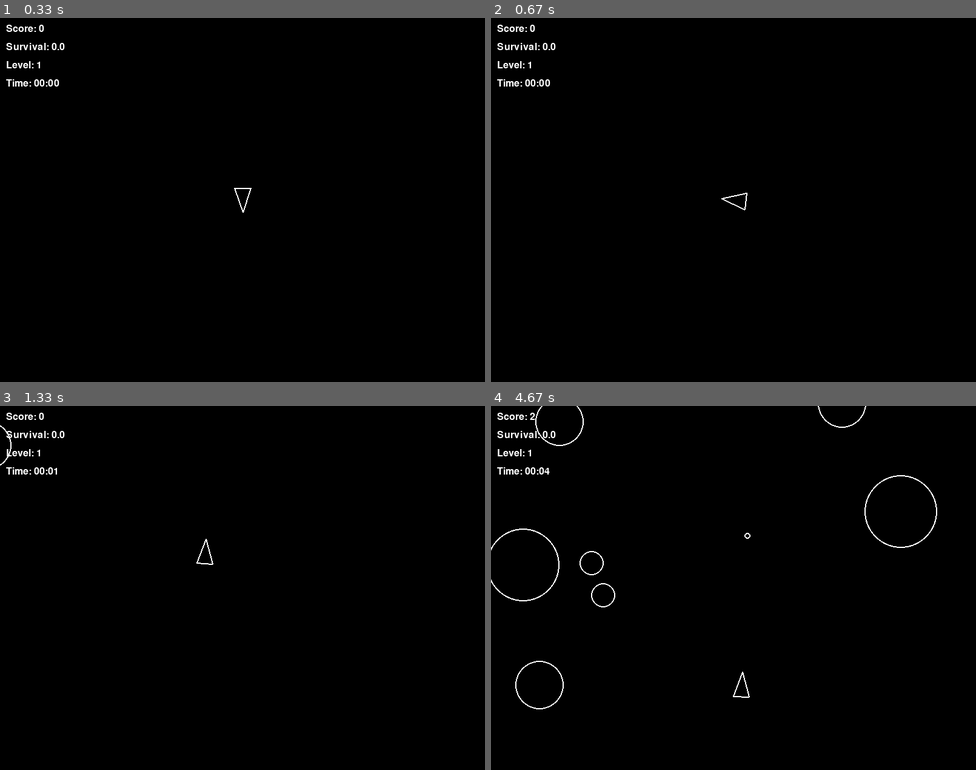
Above: before the commit, frames 1-4 (two rows, left to right).
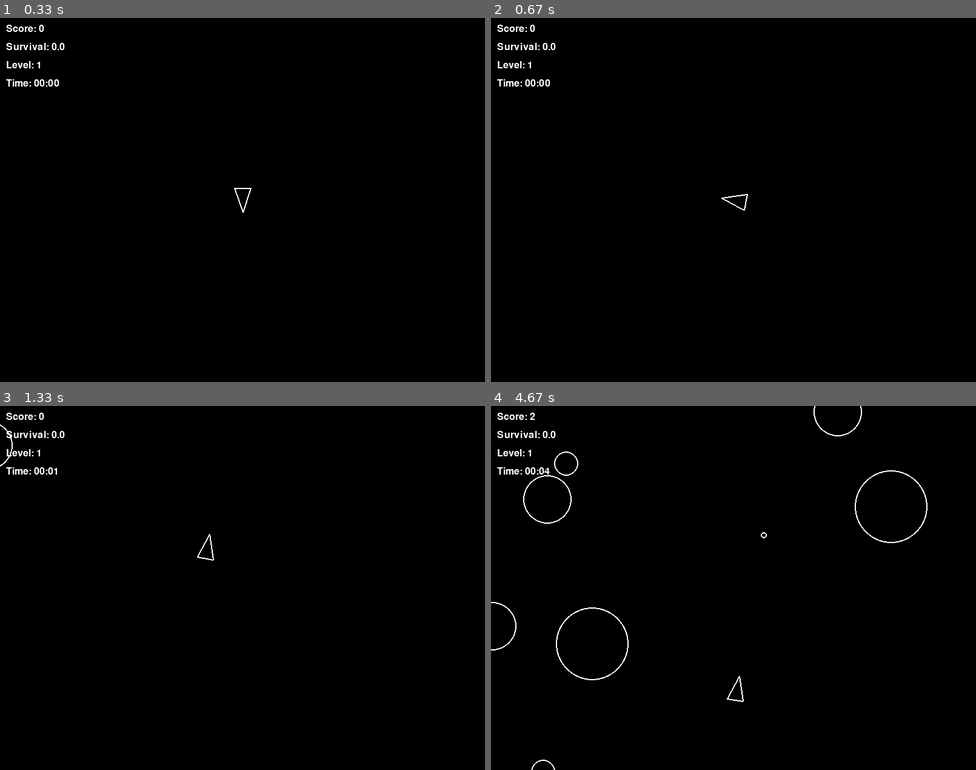
Above: after the commit, the same moments.

Repository: lywgit/rl-asteroids-pygame
Game: pygame game, started from play_py_asteroids_human.py
The game is run twice, just before and just after one commit, with the same random seed, the same clock (stepped at 60 frames per second) and the same inputs.
Inputs:
- Up to frame 1 (0.33 s): no input
- Up to frame 2 (0.67 s): hold Right from 0.33 s (still down)
- Up to frame 3 (1.33 s): release Right at 0.8 s; hold Up 0.83-1.13 s; hold Right from 1.17 s (still down)
- Up to frame 4 (4.67 s): release Right at 1.63 s; hold Left 1.67-2.2 s; hold Down 2.23-2.53 s; tap Space at 2.57, 2.97, 3.27, 3.4, 3.8, 4.1, 4.47 s; hold Left 2.9-3.3 s; hold Up 3.33-3.7 s; hold Right 3.73-4.37 s; hold Down from 4.4 s (still down)

Frame 1 is identical in both runs. In frame 2, less than 0.1% of the frame differs, in the area x 47-53%, y 48-53%; in frame 3, 0.1%; in frame 4, 1.3%, in the area x 0-92%, y 0-100%.

Commit message:
Update AsteroidsGame and AsteroidsEnv to support variable frame rates and add RGB array rendering mode

Diff:
--- a/asteroids/game.py
+++ b/asteroids/game.py
@@ -7,10 +7,10 @@
 from .entities.asteroidfield import AsteroidField
 
 class AsteroidsGame:
-    def __init__(self, width=SCREEN_WIDTH, height=SCREEN_HEIGHT):
+    def __init__(self, width=SCREEN_WIDTH, height=SCREEN_HEIGHT, target_fps=60):
         self.width = width
         self.height = height
-        self._dt = 0.016  # default timestep (60 FPS)
+        self._dt = 1.0 / target_fps  # Calculate timestep from target FPS
         self.reset()
 
     def reset(self):
--- a/asteroids/gym_env.py
+++ b/asteroids/gym_env.py
@@ -5,11 +5,11 @@
 import pygame
 
 class AsteroidsEnv(gym.Env):
-    metadata = {"render_modes": ["human"], "render_fps": 60}
+    metadata = {"render_modes": ["human", "rgb_array"], "render_fps": 60}
 
     def __init__(self, render_mode=None):
         super().__init__()
-        self.game = AsteroidsGame()
+        self.game = AsteroidsGame(target_fps=self.metadata["render_fps"])
         # Observation is the rendered RGB screen
         self.observation_shape = (self.game.height, self.game.width, 3)
         self.observation_space = spaces.Box(low=0, high=255, shape=self.observation_shape, dtype=np.uint8)
@@ -76,7 +76,22 @@
             self.game.render(self.screen)
             pygame.display.flip()  # Update the display for human mode
             if self.clock is not None:
-                self.clock.tick(60)
+                self.clock.tick(self.metadata["render_fps"])
+        elif self.render_mode == "rgb_array":
+            if self.screen is None:
+                self._init_render()
+            # Ensure screen is properly initialized
+            if self.screen is None or not isinstance(self.screen, pygame.Surface):
+                raise RuntimeError("Screen surface not properly initialized for rgb_array rendering")
+            # Render to surface and return RGB array
+            self._render_to_surface(self.screen)
+            # Get the RGB array (width, height, 3)
+            rgb_array = pygame.surfarray.array3d(self.screen)
+            # Transpose to (height, width, 3) to match standard format
+            rgb_array = np.transpose(rgb_array, (1, 0, 2))
+            return rgb_array
+        # Return None for unsupported render modes or when render_mode is None
+        return None
 
     def close(self):
         if self.screen is not None:
@@ -98,8 +113,12 @@
 
             # Try to bring window to front
             pygame.display.flip()
+        elif self.render_mode == "rgb_array":
+            # For rgb_array mode, create an off-screen surface (no window)
+            self.screen = pygame.Surface((self.game.width, self.game.height))
+            self.clock = pygame.time.Clock()
         else:
-            # For rgb_array mode, create an off-screen surface (no window)
+            # For observation mode or when render_mode is None, still need a surface for _get_obs
             self.screen = pygame.Surface((self.game.width, self.game.height))
             self.clock = pygame.time.Clock()
 
--- a/play_dqn_model.py
+++ b/play_dqn_model.py
@@ -111,6 +111,8 @@
 
     if args.record_video:
         name_prefix = f"{datetime.now().strftime('%Y%m%d_%H%M%S')}_{args.game}"
+        if args.game == 'py-asteroids':
+           env.metadata["render_fps"] = 30
         env = RecordVideo(env, video_folder="videos/", episode_trigger=lambda x: True, name_prefix=name_prefix)
         os.makedirs("videos/", exist_ok=True)
 
